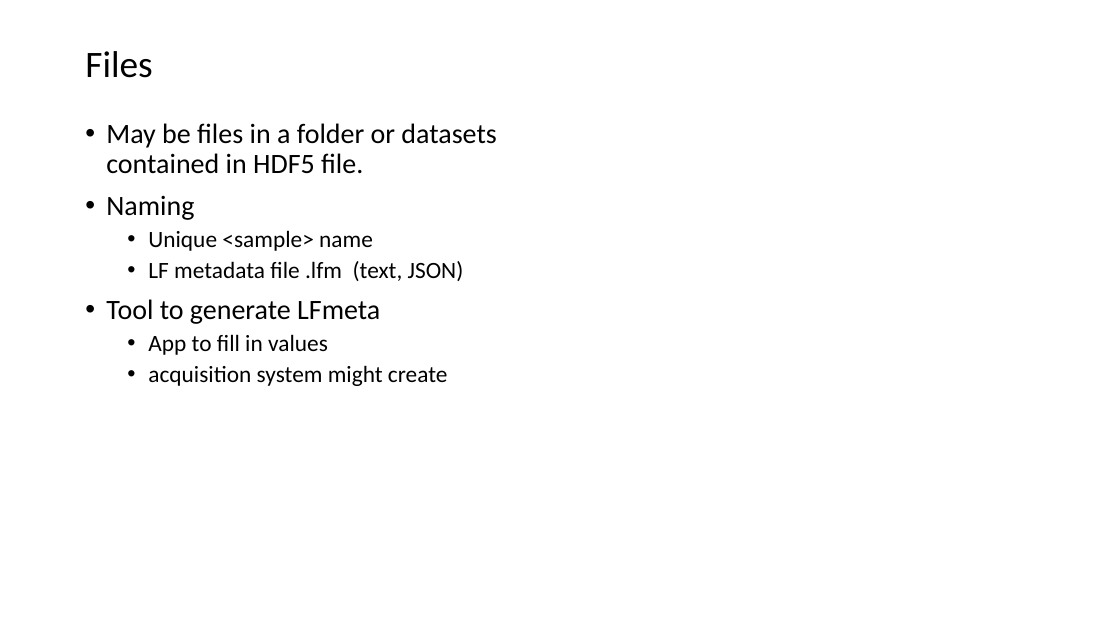
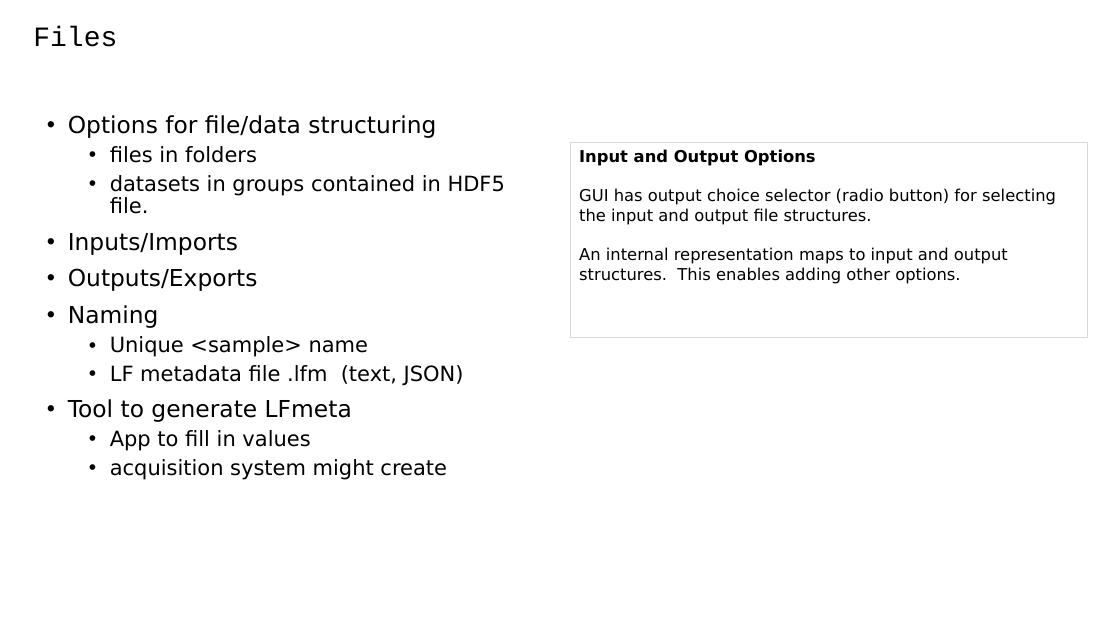
Before and after one commit to PolarizedLightFieldMicroscopy/Documents, a slide deck: slide 9 of LFI plugin/LFM Toolbox.pptx (slide 13 before the commit). Drawn at 1120x630 pixels with LibreOffice and Linux fonts; fonts in the diff are those of the drawing. Boxes give left, top, right and bottom in pixels: in the first picture for what was removed or moved away, otherwise in the second. Text is boxed around its words. In the diff, an @@ line names an element or a change of style, - is before the commit and + after.

```diff
--- a/LFI plugin/LFM Toolbox.pptx
+++ b/LFI plugin/LFM Toolbox.pptx
@@ title "Files": place and size @@
-title "Files" at box(85, 51, 152, 78)
+title "Files" at box(33, 26, 117, 47)
@@ title "Files" at box(33, 26, 117, 47): size 32 to 24 pt, font Calibri to Courier New @@
@@ text "Options for file/data structuring": place and size @@
-text "Options for file/data structuring" at box(106, 123, 496, 386)
+text "Options for file/data structuring" at box(68, 115, 505, 480)
@@ text at box(68, 115, 505, 291): text changed; size 24 to 20 pt; font Calibri to DejaVu Sans @@
-• May be files in a folder or datasets contained in HDF5 file.
+• Options for file/data structuring
+  • files in folders
+  • datasets in groups contained in HDF5 file.
+• Inputs/Imports
+• Outputs/Exports
@@ rectangle added at box(571, 142, 1088, 338), outline #D9D9D9 0.75 pt, 14 pt, text #000000 @@
+Input and Output Options
+GUI has output choice selector (radio button) for selecting the input and output file structures.
+An internal representation maps to input and output structures. This enables adding other options.
@@ text at box(68, 305, 464, 480): size 24 to 20 pt in "Naming", "Tool to generate LFmeta"; font Calibri to DejaVu Sans in "Naming", "Unique <sample> name", "LF metadata file .lfm (text, JSON)", "Tool to generate LFmeta" and 2 more places; size 20 to 18 pt in "Unique <sample> name", "LF metadata file .lfm (text, JSON)", "App to fill in values", "acquisition system might create" @@
```
Also in this commit, not shown: 16 other slides changed, 23 slides added, 6 slides removed, 5 other files.
